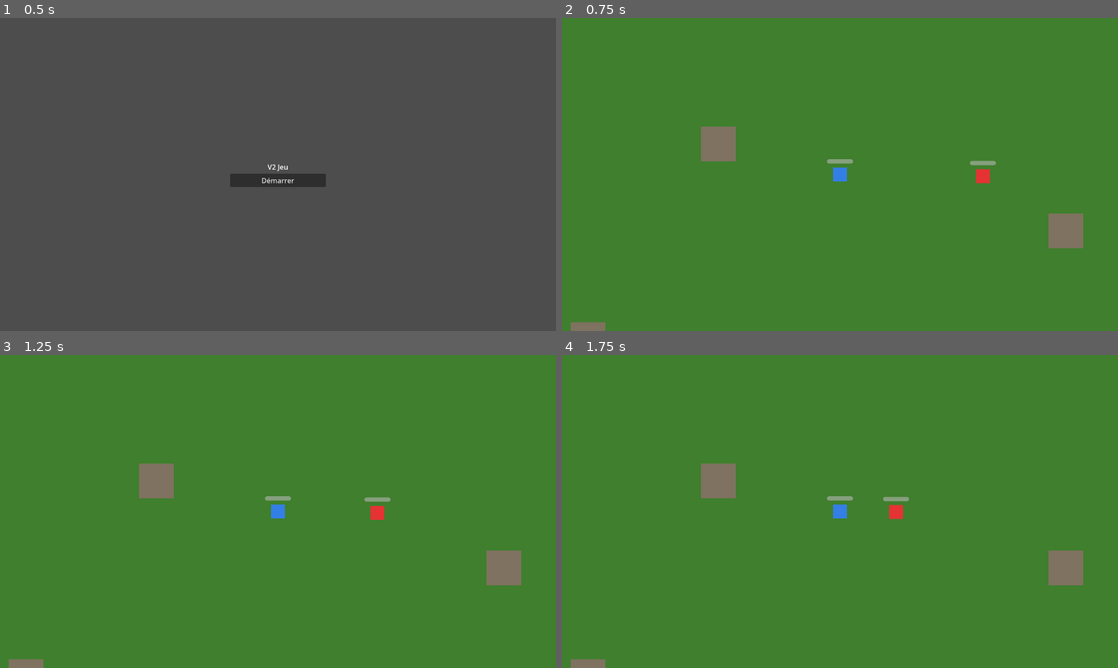
Above: before the commit, frames 1-4 (two rows, left to right).
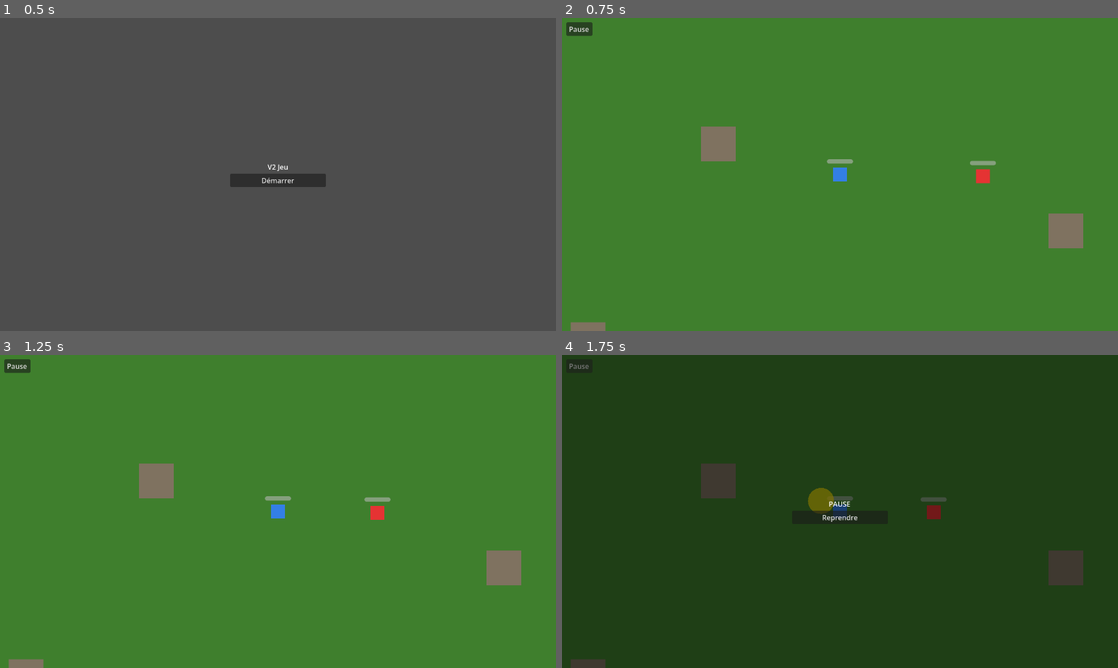
Above: after the commit, the same moments.

Repository: zwentty/v-2-jeu
Game: Godot game, scene res://scenes/menus/menu.tscn
Two runs of this game, one before a commit and one after it. Both use one fixed random seed, a clock stepped at 60 frames per second and the inputs below.
Inputs (mouse positions are in pixels of both pictures, inside the frame that each line leads up to):
- Up to frame 1 (0.5 s): no input
- Up to frame 2 (0.75 s): click "Démarrer" at 0.5 s
- Up to frame 3 (1.25 s): no input
- Up to frame 4 (1.75 s): click (578, 367) at 1.25 s, where only the run after the commit has a clickable "Pause"

Frame 1 is identical in both runs. In frame 2, 0.2% of the frame differs, in the area x 0-6%, y 1-6%; in frame 3, 0.2%; in frame 4, 100%, in the area x 0-100%, y 0-100%.

Commit message:
menu pause avec bouton ou touche echap
Co-authored-by: Copilot <copilot@github.com>

Diff:
--- /dev/null
+++ b/scenes/menus/pause.gd
@@ -0,0 +1,32 @@
+# =============================================================================
+# pause.gd
+# Script du menu pause.
+# Quand le joueur clique sur "Reprendre", on reprend le jeu.
+# =============================================================================
+extends Control
+
+func _ready() -> void:
+	# Mettre ce nœud en mode "continue même en pause" pour que les boutons fonctionnent
+	process_mode = Node.PROCESS_MODE_WHEN_PAUSED
+
+	# On met le jeu en pause (ralentit tous les process sauf ui_focus_changed)
+	get_tree().paused = true
+
+	# On connecte le signal "pressed" du bouton "Reprendre".
+	$CenterContainer/VBoxContainer/BoutonReprendre.pressed.connect(_on_reprendre_pressed)
+
+func _on_reprendre_pressed() -> void:
+	# On reprend le jeu
+	get_tree().paused = false
+	# On supprime le menu pause
+	queue_free()
+
+# =============================================================================
+# _input(event)
+# Appelée pour chaque input
+# =============================================================================
+func _input(event: InputEvent) -> void:
+	# Si on appuie sur ESC, on reprend le jeu
+	if event.is_action_pressed("ui_cancel"):
+		_on_reprendre_pressed()
+		get_tree().root.set_input_as_handled()  # Empêcher la propagation
--- /dev/null
+++ b/scenes/menus/pause.tscn
@@ -0,0 +1,44 @@
+[gd_scene load_steps=2 format=3]
+
+[ext_resource type="Script" path="res://scenes/menus/pause.gd" id="1"]
+
+; --- Nœud racine ---
+[node name="PauseMenu" type="Control"]
+layout_mode = 3
+anchors_preset = 15
+anchor_right = 1.0
+anchor_bottom = 1.0
+script = ExtResource("1")
+
+; --- Fond semi-transparent ---
+[node name="Background" type="ColorRect" parent="."]
+layout_mode = 1
+anchors_preset = 15
+anchor_right = 1.0
+anchor_bottom = 1.0
+color = Color(0, 0, 0, 0.5)
+
+; --- CenterContainer : centre tout le contenu ---
+[node name="CenterContainer" type="CenterContainer" parent="."]
+layout_mode = 1
+anchors_preset = 15
+anchor_right = 1.0
+anchor_bottom = 1.0
+grow_horizontal = 2
+grow_vertical = 2
+
+; --- VBoxContainer : empile Pause + Bouton verticalement ---
+[node name="VBoxContainer" type="VBoxContainer" parent="CenterContainer"]
+layout_mode = 2
+custom_minimum_size = Vector2(220, 0)
+
+; --- Label Pause ---
+[node name="Pause" type="Label" parent="CenterContainer/VBoxContainer"]
+layout_mode = 2
+text = "PAUSE"
+horizontal_alignment = 1
+
+; --- Bouton Reprendre ---
+[node name="BoutonReprendre" type="Button" parent="CenterContainer/VBoxContainer"]
+layout_mode = 2
+text = "Reprendre"
--- a/scenes/world/world.gd
+++ b/scenes/world/world.gd
@@ -92,3 +92,27 @@
 	#    peuvent calculer des chemins.
 	# -------------------------------------------------------------------------
 	nav_region.navigation_polygon = nav_poly
+
+	# -------------------------------------------------------------------------
+	# 5. Connecter le bouton pause
+	# -------------------------------------------------------------------------
+	$UILayer/PauseButton.pressed.connect(_on_pause_pressed)
+
+# =============================================================================
+# _on_pause_pressed()
+# Appelée quand le joueur appuie sur le bouton Pause ou sur ESC
+# Charge la scène du menu pause
+# =============================================================================
+func _on_pause_pressed() -> void:
+	var pause_menu = load("res://scenes/menus/pause.tscn").instantiate()
+	$UILayer.add_child(pause_menu)
+
+# =============================================================================
+# _input(event)
+# Appelée pour chaque input (clavier, souris, etc.)
+# =============================================================================
+func _input(event: InputEvent) -> void:
+	# Si on appuie sur ESC et que le jeu n'est pas déjà en pause...
+	if event.is_action_pressed("ui_cancel") and not get_tree().paused:
+		_on_pause_pressed()
+		get_tree().root.set_input_as_handled()  # Empêcher la propagation
--- a/scenes/world/world.tscn
+++ b/scenes/world/world.tscn
@@ -126,3 +126,12 @@
 
 [node name="Enemy" parent="." unique_id=524574944 instance=ExtResource("2")]
 position = Vector2(1639, 724)
+
+[node name="UILayer" type="CanvasLayer" parent="."]
+
+[node name="PauseButton" type="Button" parent="UILayer"]
+offset_left = 10.0
+offset_top = 10.0
+offset_right = 70.0
+offset_bottom = 40.0
+text = "Pause"
